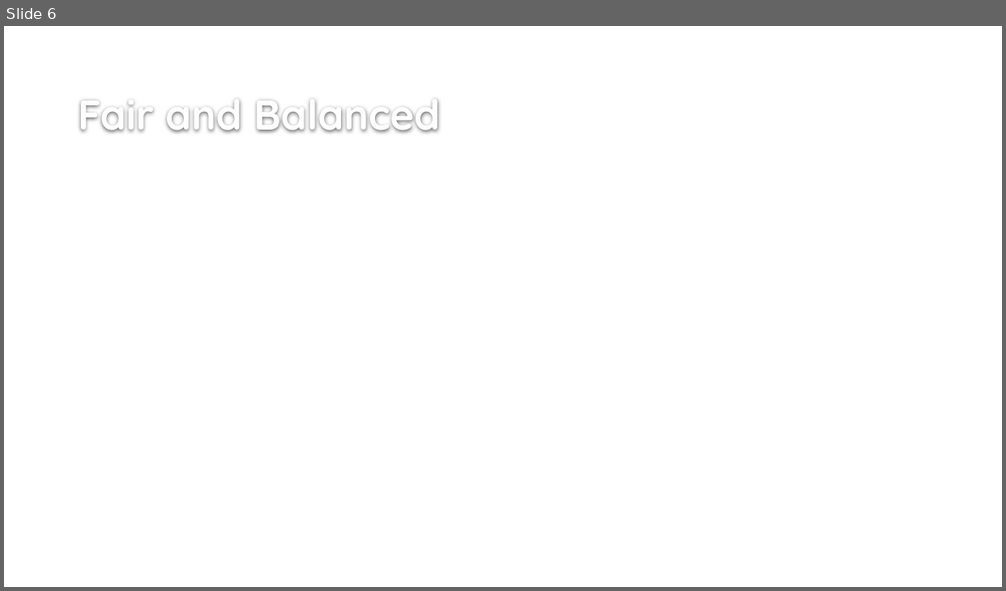
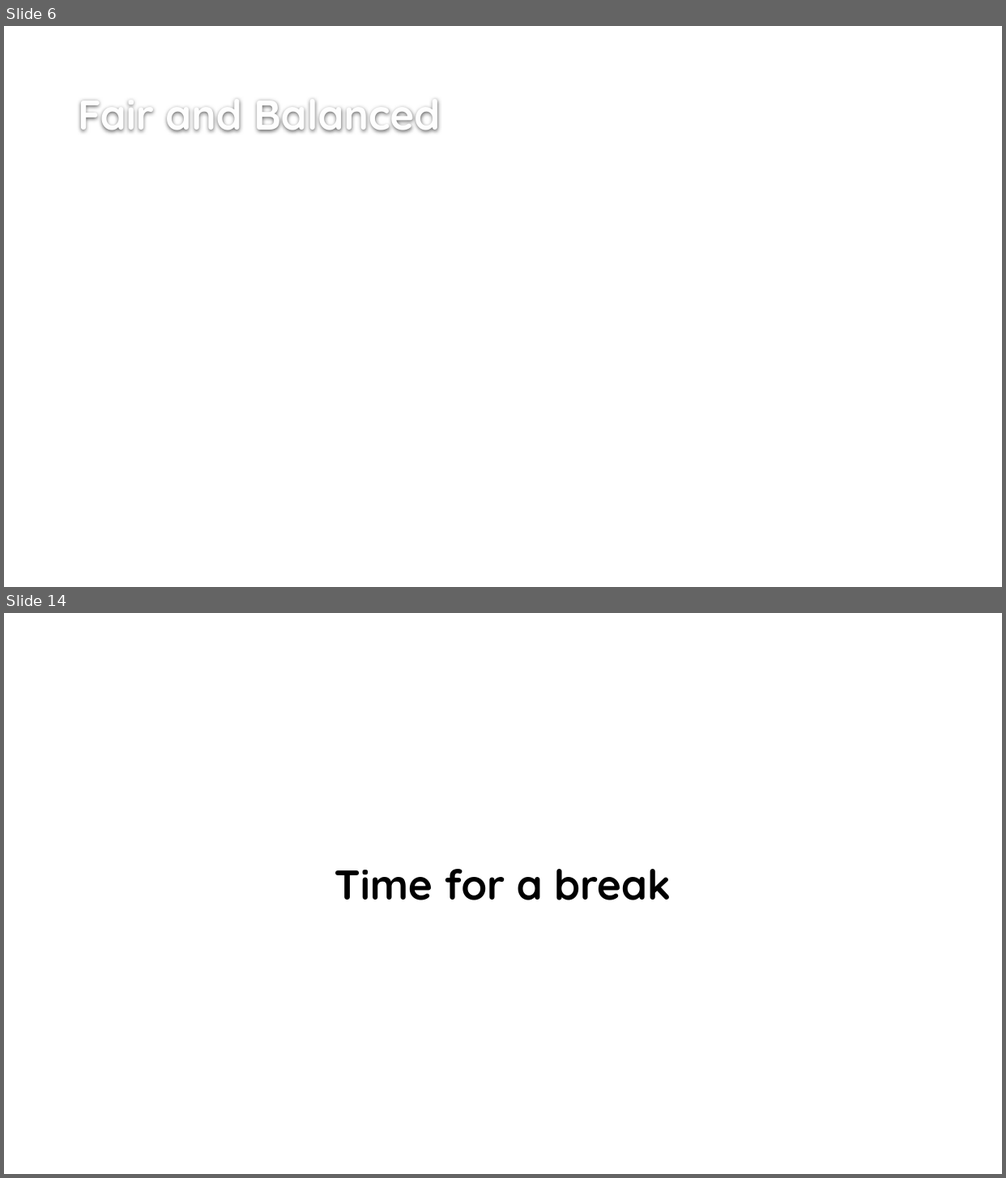
Before and after one commit to mtchem/GDI_Beginning_SQL, a slide deck: Beginning_SQL_pres.pptx. Shown one above the other, each under a label of ours: slide 6 before the commit, slides 6 and 14 after it; the slides between them are not shown. The pictures are 1006x591 and 1006x1178 pixels, drawn with LibreOffice and Linux fonts; fonts in the diff are those of the drawing; background and template pictures are left out. Boxes give left, top, right and bottom in pixels: in the first picture for what was removed or moved away, otherwise in the second. Text is boxed around its words. In the diff, an @@ line names an element or a change of style, - is before the commit and + after.

```diff
--- a/Beginning_SQL_pres.pptx
+++ b/Beginning_SQL_pres.pptx
@@ slide 14 added at [4,613,1002,1174], background #FFFFFF @@
@@ text added at [334,869,671,901], 40 pt, text #000000, bold @@
+Time for a break
```
Also in this commit, not shown: 1 slide changed, 13 other slides added.
